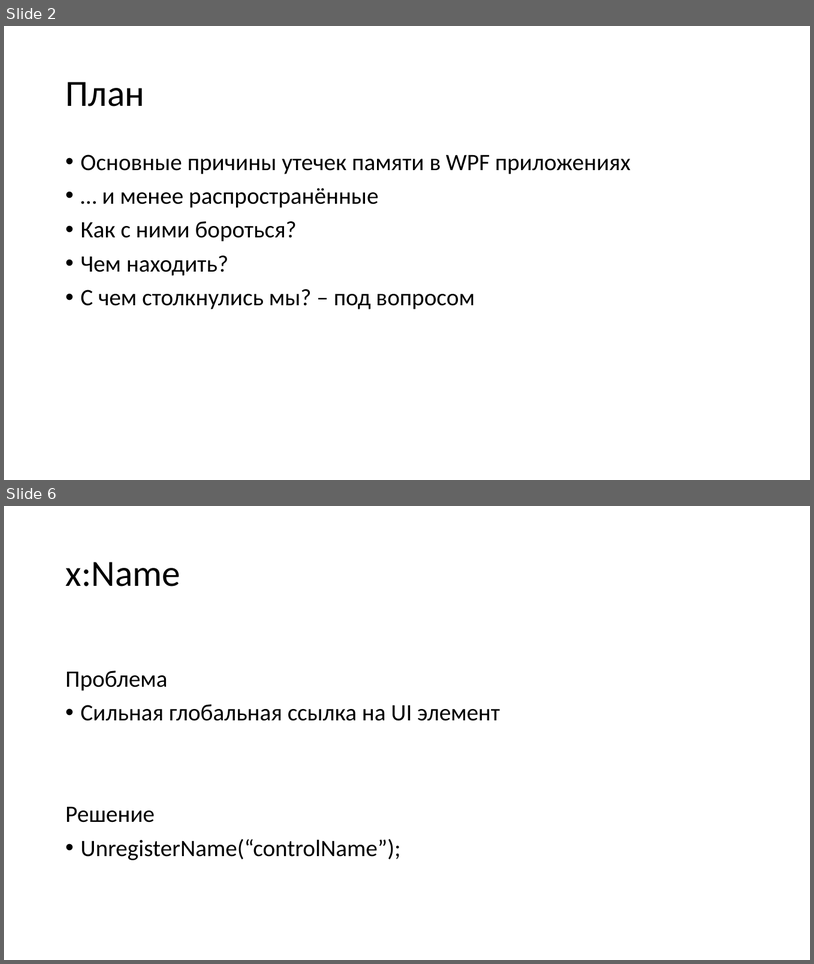
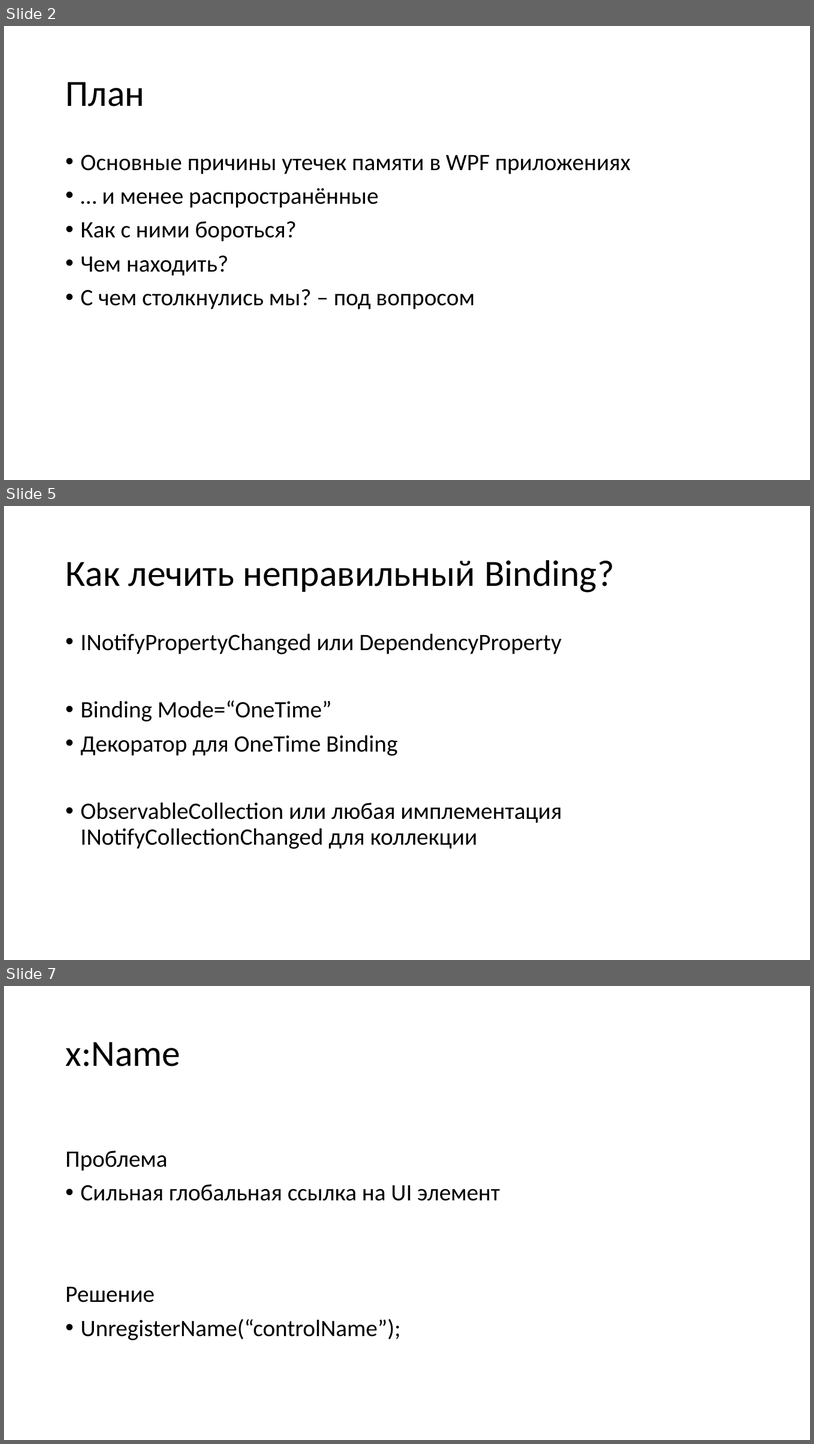
Before and after one commit to Talrandel/MemoryLeak, a slide deck: Утечки памяти.pptx. Shown one above the other, each under a label of ours: slides 2 and 6 before the commit, slides 2, 5 and 7 after it; the slides between them are not shown. The pictures are 814x964 and 814x1444 pixels, drawn with LibreOffice and Linux fonts; fonts in the diff are those of the drawing. Boxes give left, top, right and bottom in pixels: in the first picture for what was removed or moved away, otherwise in the second. Text is boxed around its words. In the diff, an @@ line names an element or a change of style, - is before the commit and + after.

```diff
--- a/Утечки памяти.pptx
+++ b/Утечки памяти.pptx
@@ slide 5 added at bbox=[4, 506, 810, 960], background #FFFFFF @@
@@ title added at bbox=[65, 560, 615, 592], 44 pt, text #000000 @@
+Как лечить неправильный Binding?
@@ text added at bbox=[81, 633, 562, 849], 28 pt, text #000000 @@
+• INotifyPropertyChanged или DependencyProperty
+• Binding Mode=“OneTime”
+• Декоратор для OneTime Binding
+• ObservableCollection или любая имплементация INotifyCollectionChanged для коллекции
@@ what was slide 6 is now slide 7 @@
```
Also in this commit, not shown: 1 slide changed, 4 other slides added, 6 slides removed.
